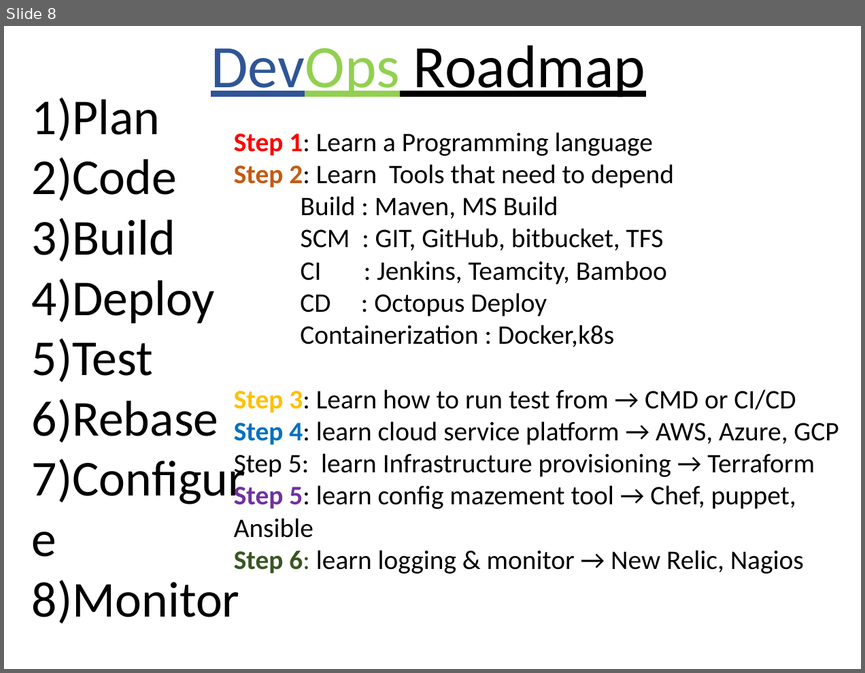
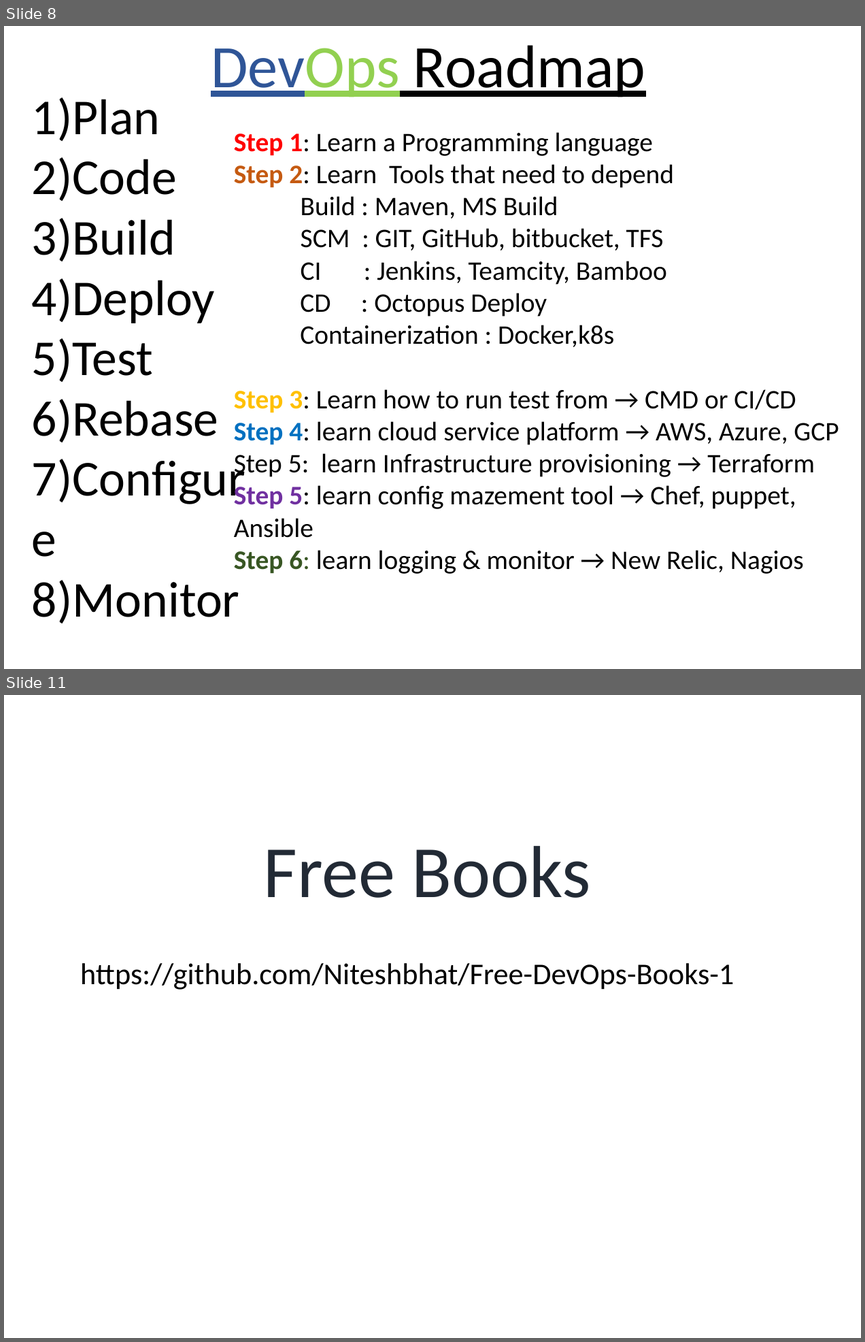
Before and after one commit to Niteshbhat/DevOpsHIt, a slide deck: devops-hsit.pptx. Shown one above the other, each under a label of ours: slide 8 before the commit, slides 8 and 11 after it; the slides between them are not shown. The pictures are 865x673 and 865x1342 pixels, drawn with LibreOffice and Linux fonts; fonts in the diff are those of the drawing. Boxes give left, top, right and bottom in pixels: in the first picture for what was removed or moved away, otherwise in the second. Text is boxed around its words. In the diff, an @@ line names an element or a change of style, - is before the commit and + after.

Commit message:
Changes

```diff
--- a/devops-hsit.pptx
+++ b/devops-hsit.pptx
@@ slide 11 added at (x1=4, y1=695, x2=861, y2=1338), background #FFFFFF @@
@@ text added at (x1=264, y1=846, x2=591, y2=898), 88 pt, text #222A35 @@
+Free Books
@@ text added at (x1=80, y1=963, x2=734, y2=989), 36 pt, text #000000 @@
+https://github.com/Niteshbhat/Free-DevOps-Books-1
```
